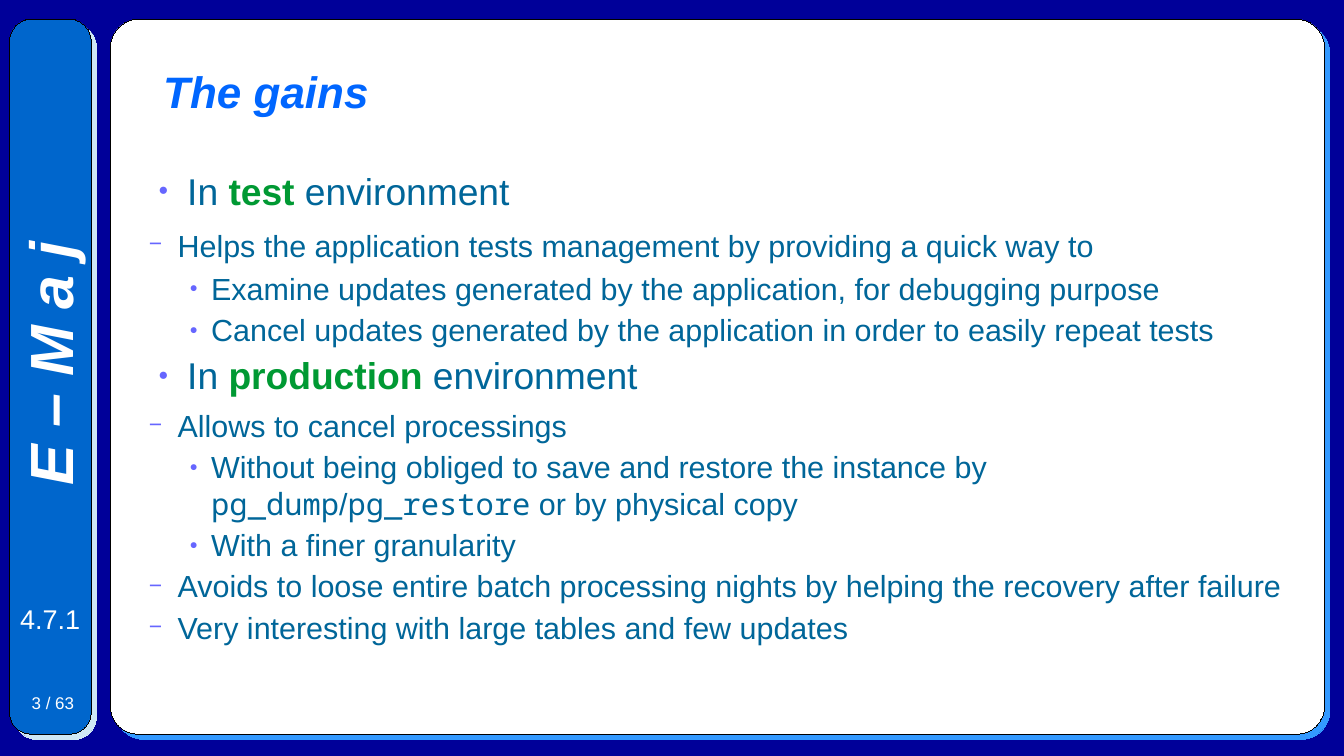
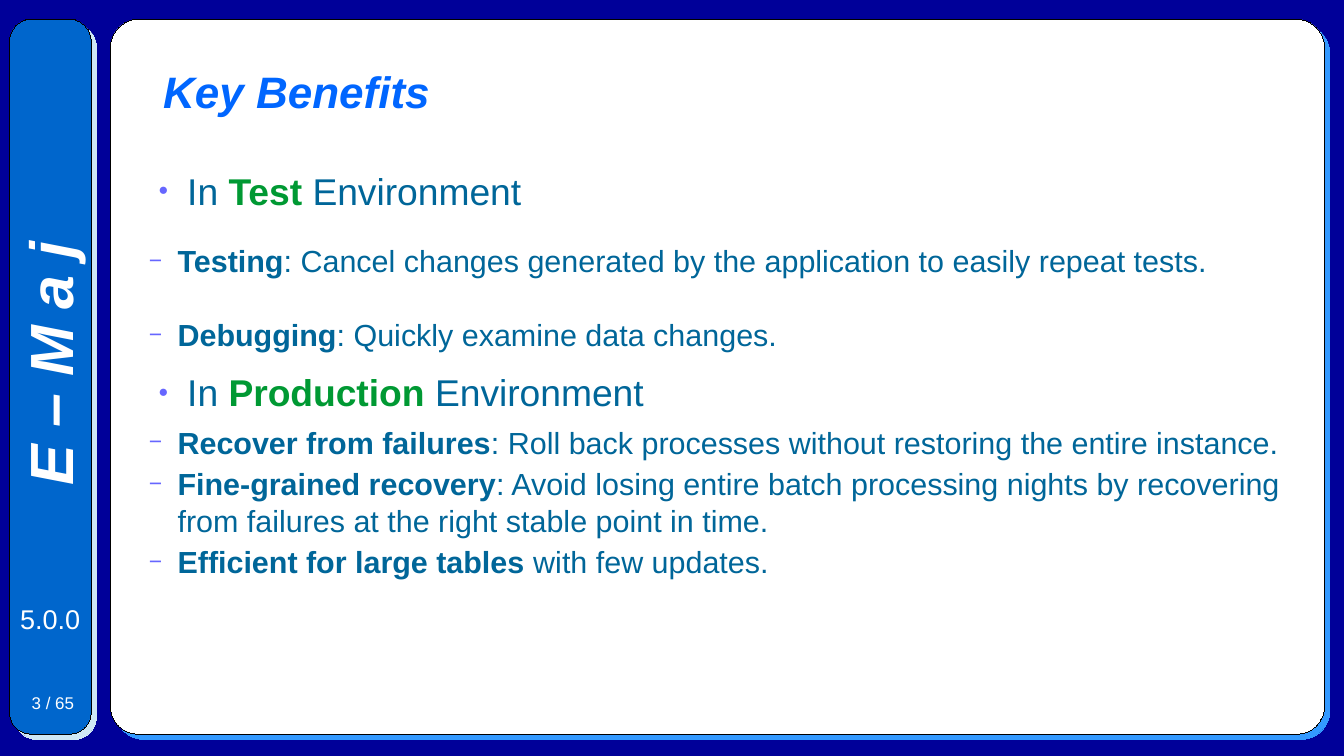
Before and after one commit to beaud76/emaj_doc, a slide deck: slide 3 of Emaj.devel_pres_en.odp. Drawn at 1344x756 pixels with LibreOffice and Linux fonts; fonts in the diff are those of the drawing. Boxes give left, top, right and bottom in pixels: in the first picture for what was removed or moved away, otherwise in the second. Text is boxed around its words. In the diff, an @@ line names an element or a change of style, - is before the commit and + after.

```diff
--- a/Emaj.devel_pres_en.odp
+++ b/Emaj.devel_pres_en.odp
@@ title at bbox=[163, 76, 430, 117]: text changed @@
-The gains
+Key Benefits
@@ text at bbox=[178, 178, 1279, 579]: text changed @@
-● In test environment
-  − Helps the application tests management by providing a quick way to
-    ● Examine updates generated by the application, for debugging purpose
-    ● Cancel updates generated by the application in order to easily repeat tests
-● In production environment
-  − Allows to cancel processings
-    ● Without being obliged to save and restore the instance by pg_dump/pg_restore or by physical copy
-    ● With a finer granularity
-  − Avoids to loose entire batch processing nights by helping the recovery after failure
-  − Very interesting with large tables and few updates
+● In Test Environment
+  − Testing: Cancel changes generated by the application to easily repeat tests.
+  − Debugging: Quickly examine data changes.
+● In Production Environment
+  − Recover from failures: Roll back processes without restoring the entire instance.
+  − Fine-grained recovery: Avoid losing entire batch processing nights by recovering from failures at the right stable point in time.
+  − Efficient for large tables with few updates.
@@ text at bbox=[20, 610, 80, 630]: text changed @@
-4.7.1
+5.0.0
@@ page number at bbox=[32, 697, 74, 709]: text changed @@
-3 / 63
+3 / 65
```
Also in this commit, not shown: 60 other slides changed, 4 slides added, 2 slides removed, 7 other files.
